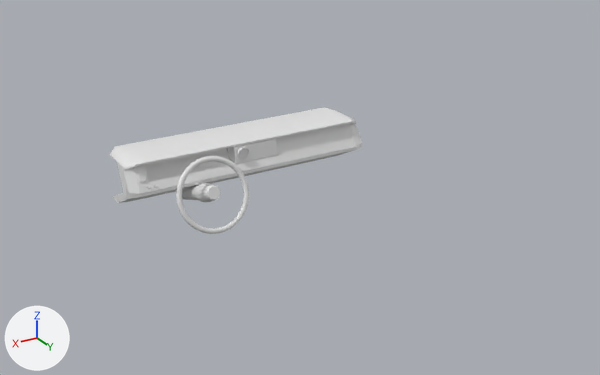
The FBX model Assets/Art/Car Dash/Car Dash.FBX, before and after one commit.
Rendered twice from a 50 mm camera at (2.72, 6.04, 2.59) aimed at (-0.73, 0.29, -0.28). Arrows for +X, +Y and +Z are at lower left; the lights stay in place. Where no turn or scale is listed for an object, it has been applied to the vertices. Vertices at the same position are counted once.
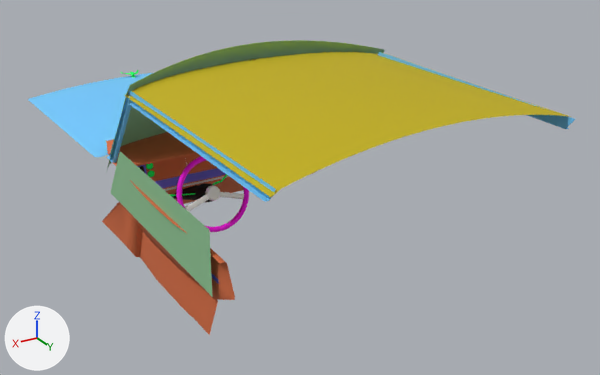
The change, as a diff of the scene's bpy script:
```diff
--- a/Assets/Art/Car Dash/Car Dash.FBX.py
+++ b/Assets/Art/Car Dash/Car Dash.FBX.py
@@ me_mesh_001 @@
-me_mesh_001.from_pydata(...)  # 868 vertices, 868 faces; spans x -0.311..0.311, y -0.121..0.121, z -0.294..0.294
+me_mesh_001.from_pydata(...)  # 1006 vertices, 1968 faces; spans x -0.311..0.311, y -0.121..0.121, z -0.294..0.294
+# me_mesh_001 part 5: a new loose piece of 138 vertices spanning x -0.28..0.28, y -0.039..0.039, z -0.11..0.057
+me_mesh_001.materials.append(mat_steering_wheel)  # pink #ff00f0
+me_mesh_001.materials.append(mat_metal_aluminum_aluminum___polished)  # white #fafafa
@@ me_mesh_002 @@
-me_mesh_002.from_pydata(...)  # 126 vertices, 248 faces; spans x -0.077..0.077, y -0.336..0.348, z -0.156..0.187
+me_mesh_002.from_pydata(...)  # 226 vertices, 374 faces; spans x -0.28..0.28, y -0.575..0.353, z -0.243..0.18
+# me_mesh_002 part 1: 36 vertices removed from x -0.059..0.059, y 0.302..0.348, z 0.079..0.187; 16 vertices added at x -0.091..0.072, y 0.061..0.132, z 0.045..0.107
+# me_mesh_002 part 2: 18 vertices removed from x -0.062..0.062, y -0.336..-0.294, z -0.156..-0.042; 18 vertices added at x -0.061..0.063, y -0.575..-0.533, z -0.243..-0.129
+# me_mesh_002 part 3: 102 faces spanning x -0.077..0.077, y 0.051..0.315, z -0.015..0.18 switch from no material to mat_car_black_acessories (black #000000)
@@ me_mesh @@
-me_mesh.from_pydata(...)  # 95 vertices, 79 faces; spans x -1.48..0.77, y -0.37..0.17, z -0.41..0.02
+me_mesh.from_pydata(...)  # 352 vertices, 623 faces; spans x -1.48..0.77, y -0.67..0.17, z -0.8..0.02
+# me_mesh part 4: 11 vertices moved from x -1.48..0.76, y -0.3..0.17, z -0.41..0.0 to x -1.48..0.76, y -0.19..0.17, z -0.36..0.0; 22 vertices removed from x -1.47..0.77, y -0.37..0.17, z -0.41..0.02; 279 vertices added at x -1.48..0.77, y -0.67..0.17, z -0.8..0.02
+me_mesh.materials.append(mat_car_dash_main)  # orange #d76d40
+me_mesh.materials.append(mat_dash_chrome)  # light grey #cacaca
+me_mesh.materials.append(mat_wood_accent)  # blue #6d60d2
@@ ob_cylinder004 @@
-ob_cylinder004 = bpy.data.objects.new('Cylinder004', me_mesh_006)
@@ ob_torus001 @@
 ob_torus001 = bpy.data.objects.new('Torus001', me_mesh_001)
-ob_torus001.location = (0.185, 0.466, -0.082)
+ob_torus001.location = (0.185, 0.468, -0.066)
@@ ob_box008 @@
+ob_box008 = bpy.data.objects.new('Box008', me_mesh_015)  # 15 vertices, 13 faces; spans x 0.02, y -1.02..0.95, z -0.25..0.23; in mat_glass (green #8fc494)
+ob_box008.location = (0.783, 0.795, 0.066)
@@ ob_chamferbox001 @@
+ob_chamferbox001 = bpy.data.objects.new('ChamferBox001', me_mesh_017)  # 44 vertices, 35 faces; spans x -1.17..1.17, y -1.17..1.15, z 0.09..0.28; in mat_car_hood (blue #73cbff)
+ob_chamferbox001.location = (-0.348, -1.656, -0.145)
@@ ob_box019 @@
+ob_box019 = bpy.data.objects.new('Box019', me_mesh_022)  # 64 vertices, 48 faces; spans x -0.0237..0.0258, y -0.0478..0.0861, z -0.0429..0.0958; in mat_car_black_acessories (black #000000)
+ob_box019.location = (-0.385, 0.132, 0.768)
@@ ob_box004 @@
+ob_box004 = bpy.data.objects.new('Box004', me_mesh_007_1)  # 43 vertices, 60 faces; spans x -0.02..0.02, y -0.06..2.75, z 0.0..0.74; in mat_car_hood (blue #73cbff)
+ob_box004.location = (0.782, -0.205, 0.12)
@@ ob_box024 @@
+ob_box024 = bpy.data.objects.new('Box024', me_mesh_027)  # 39 vertices, 54 faces; spans x -0.02..0.02, y -0.06..2.75, z 0.0..0.74; in mat_car_hood (blue #73cbff)
+ob_box024.location = (-1.488, -0.205, 0.12)
@@ ob_cylinder023 @@
+ob_cylinder023 = bpy.data.objects.new('Cylinder023', me_mesh_026)  # 104 vertices, 180 faces; spans x -0.028..0.028, y -0.0056..0.0284, z -0.0263..0.0355; in mat_car_chrome_acessories (green #00ff60)
+ob_cylinder023.location = (0.543, 0.042, 0.027)
@@ ob_object001 @@
+ob_object001 = bpy.data.objects.new('Object001', me_mesh_018)  # 60 vertices, 29 faces; spans x -1.14..1.19, y -0.19..2.27, z -0.11..0.09; in mat_car_roof (yellow #c2af00)
+ob_object001.location = (-0.393, 0.267, 0.911)
@@ ob_car_door @@
+ob_car_door = bpy.data.objects.new('Car Door', me_mesh_043)  # 244 vertices, 396 faces; spans x 0.68..0.83, y -0.67..1.98, z -0.8..0.0; in mat_car_dash_main (orange #d76d40), mat_wood_accent (blue #6d60d2)
+ob_car_door.location = (0.003, 0.0, 0.157)
@@ ob_box005 @@
+ob_box005 = bpy.data.objects.new('Box005', me_mesh_008)  # 62 vertices, 30 faces; spans x -1.2..1.18, y 0.07..1.04, z -0.22..0.81; in mat_glass (green #8fc494)
+ob_box005.location = (-0.384, -0.66, 0.187)
```

What differs and where, as boxes (x1, y1, x2, y2) in the pictures (600 x 375 px; the box of a moved part takes in the faces that stretch with it):
'Object001', added (yellow): after (125, 52, 571, 197)
'Box001', reshaped: before (110, 107, 362, 203); after (103, 132, 315, 220)
'Box008', added (green): after (111, 152, 213, 297)
'Car Door', added: after (102, 162, 235, 335)
'ChamferBox001', added (blue): after (28, 73, 153, 157)
'Box005', added (green): after (106, 40, 385, 172)
'Box004', added (blue): after (107, 90, 276, 202)
'Torus001', reshaped, moved: before (176, 156, 249, 234); after (176, 156, 249, 232)
'Box024', added: after (378, 52, 575, 129)
'Cylinder001', reshaped: before (182, 183, 221, 202); after (172, 183, 214, 202)
'Cylinder004', deleted: before (237, 147, 249, 159)
'Cylinder023', added: after (147, 170, 155, 177)
part 1 of me_mesh_002, cut back: before (205, 185, 221, 201)
part 2 of me_mesh_002, moved or reshaped: before (182, 185, 199, 200); after (172, 185, 199, 200)
part 3 of me_mesh_002, recoloured (grey to black): (194, 183, 212, 202) in both
part 5 of me_mesh_001, added: after (185, 185, 244, 211)
